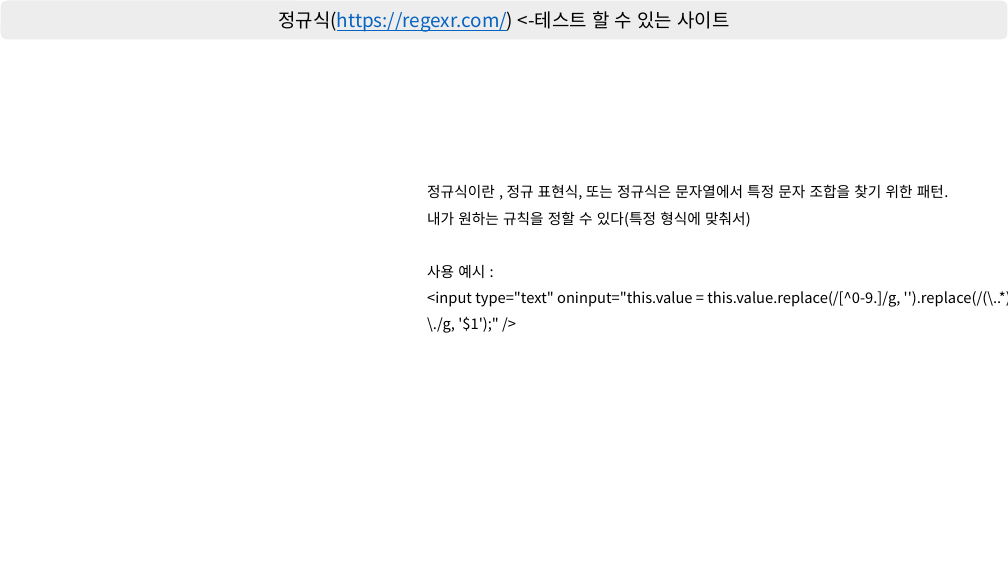
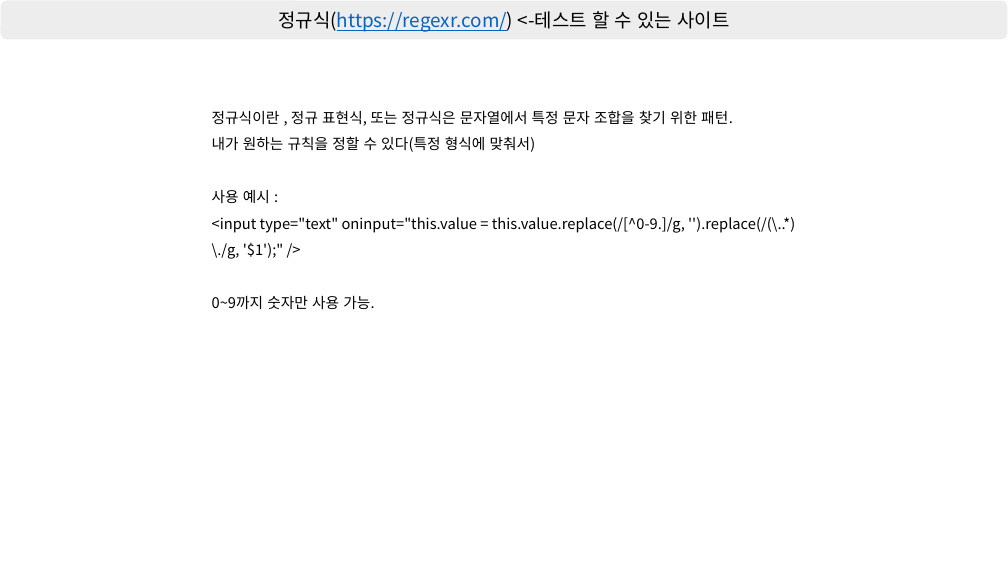
Before and after one commit to shchoichoko/web, a slide deck: slide 3 of Day2/강의 정리.pptx. Drawn at 1008x567 pixels with LibreOffice and Linux fonts; fonts in the diff are those of the drawing. Boxes give left, top, right and bottom in pixels: in the first picture for what was removed or moved away, otherwise in the second. Text is boxed around its words. In the diff, an @@ line names an element or a change of style, - is before the commit and + after.

```diff
--- a/Day2/강의 정리.pptx
+++ b/Day2/강의 정리.pptx
@@ text "정규식이란 , 정규 표현식, 또는 ...": place and size @@
-text "정규식이란 , 정규 표현식, 또는 ..." at bbox=[427, 184, 1008, 333]
+text "정규식이란 , 정규 표현식, 또는 ..." at bbox=[212, 110, 795, 309]
@@ text at bbox=[212, 296, 374, 309]: paragraph added @@
+0~9까지 숫자만 사용 가능.
```
Also in this commit, not shown: 1 other slide changed, 13 slides added, 7 slides removed.
